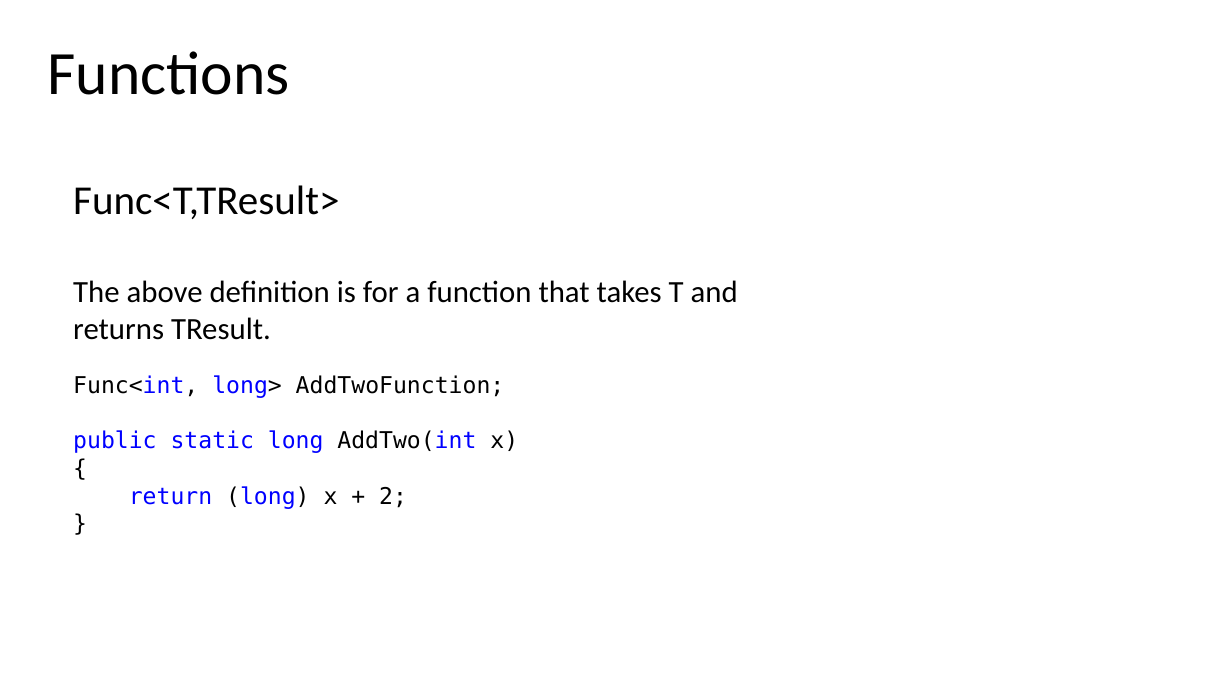
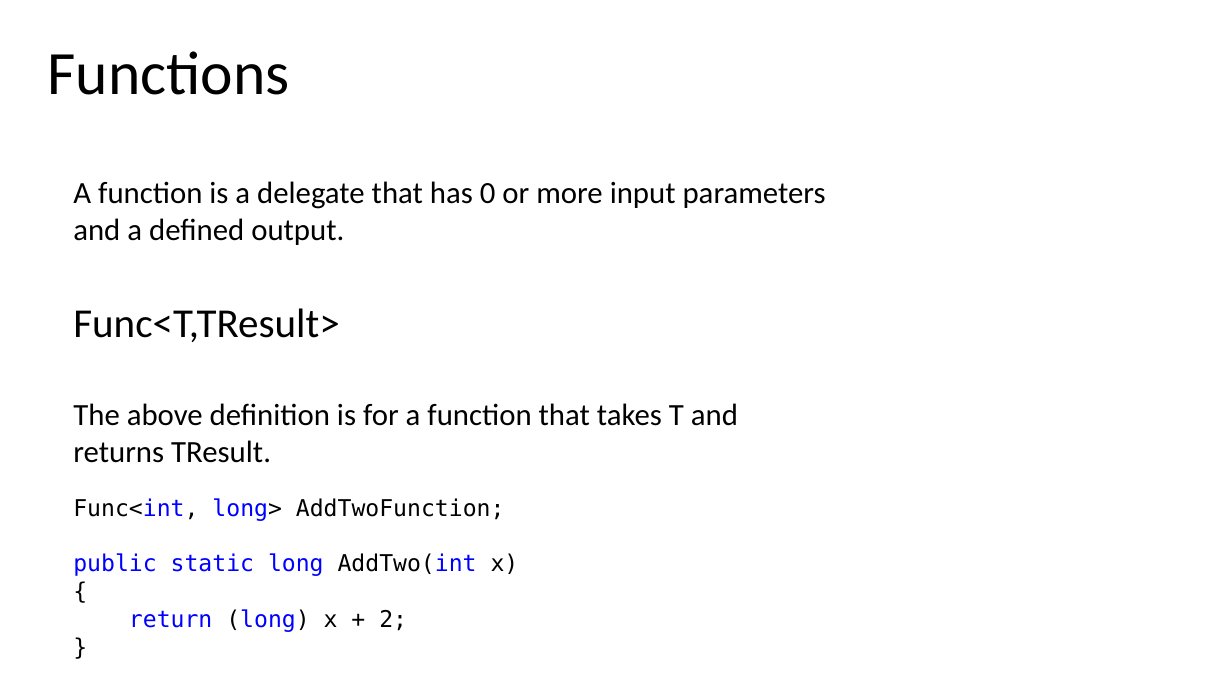
Before and after one commit to haled/FunctionalCSharp, a slide deck: slide 21 of Functional_Programming_Techniques_in_C#.pptx. Drawn at 1232x693 pixels with LibreOffice and Linux fonts; fonts in the diff are those of the drawing. Boxes give left, top, right and bottom in pixels: in the first picture for what was removed or moved away, otherwise in the second. Text is boxed around its words. In the diff, an @@ line names an element or a change of style, - is before the commit and + after.

```diff
--- a/Functional_Programming_Techniques_in_C#.pptx
+++ b/Functional_Programming_Techniques_in_C#.pptx
@@ text at (73,181,826,245): paragraph added @@
+A function is a delegate that has 0 or more input parameters and a defined output.
```
Also in this commit, not shown: 11 other slides changed, 1 slide added, 1 slide removed, 1 other file.
